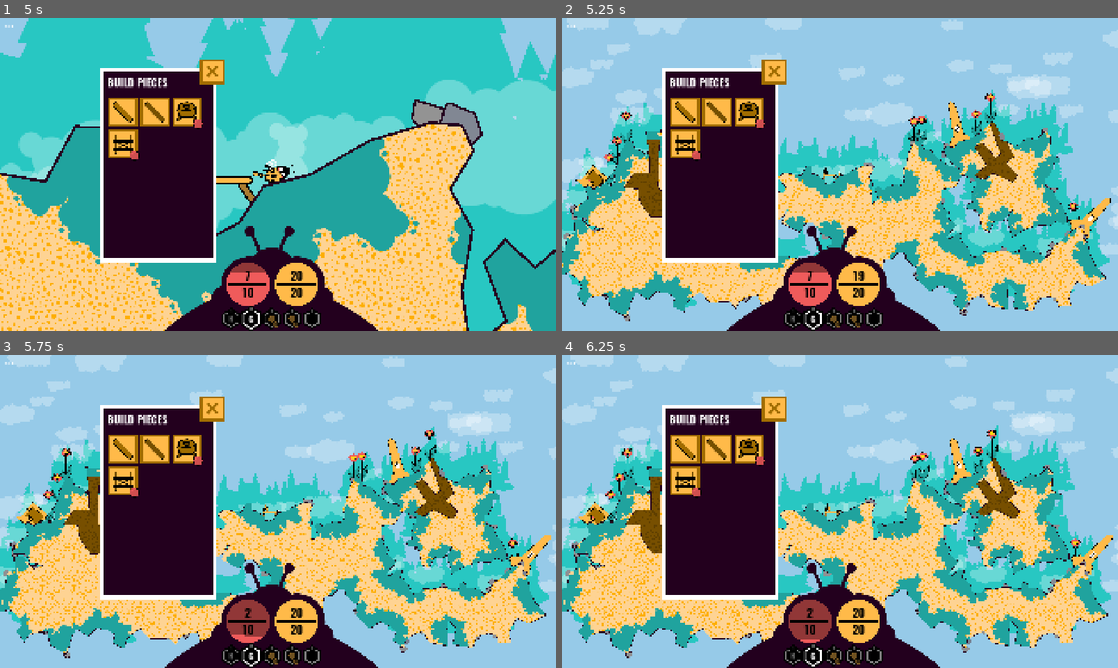
Above: before the commit, frames 1-4 (two rows, left to right).
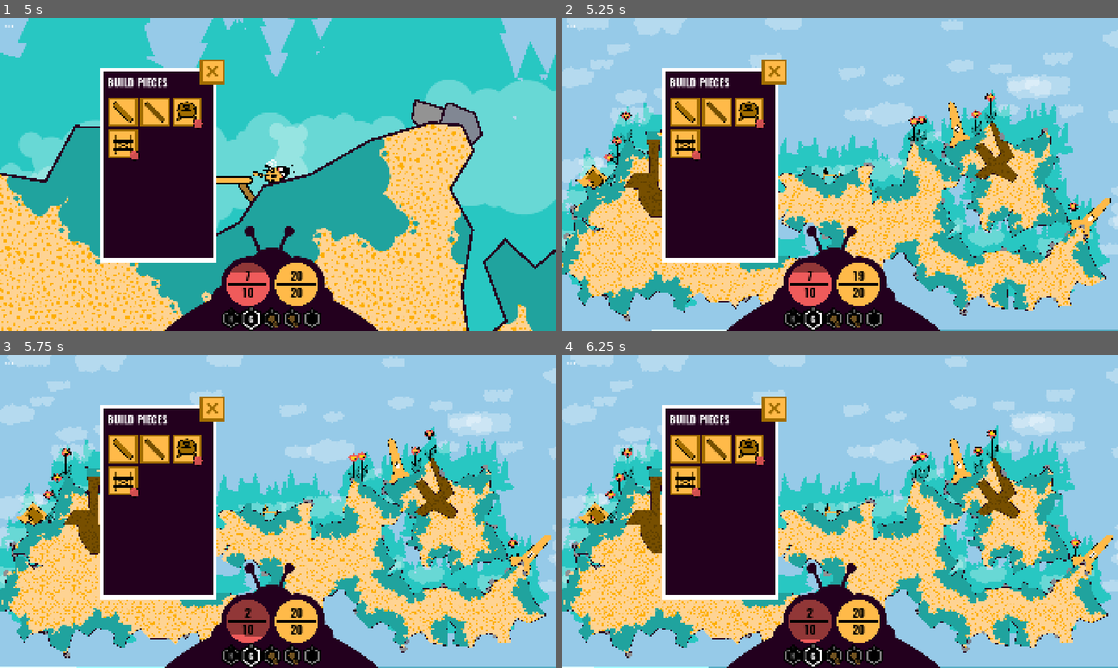
Above: after the commit, the same moments.

Repository: anttihaavikko/slumgum-waggle-dance
Game: Godot game, scene res://Scenes/main.tscn
The game is run twice, just before and just after one commit, with the same random seed, the same clock (stepped at 60 frames per second) and the same inputs.
Inputs (mouse positions are in pixels of both pictures, inside the frame that each line leads up to):
- Up to frame 1 (5 s): tap Enter at 0.5 s; move the mouse to (55, 49) at 0.52 s; hold D (right) 0.53-1.28 s; right-click (55, 49) at 0.6 s; click (55, 49) at 0.67 s; move the mouse to (166, 190) at 1.27 s; hold S (brake) 1.28-2.03 s; right-click (166, 190) at 1.35 s; move the mouse to (333, 105) at 2.02 s; hold D (right) 2.03-2.78 s; click (333, 105) at 2.1 s; right-click (333, 105) at 2.3 s; move the mouse to (250, 237) at 2.77 s; hold W (accelerate) 2.78-3.53 s; tap Shift (shift) at 2.85 s; click (250, 237) at 2.92 s; right-click (250, 237) at 3.05 s; move the mouse to (444, 221) at 3.52 s; hold A (left) from 3.53 s (still down); tap 1 (slot_1) at 3.6 s; right-click (444, 221) at 3.8 s; move the mouse to (111, 127) at 4.27 s; tap 2 (slot_2) at 4.35 s; right-click (111, 127) at 4.55 s
- Up to frame 2 (5.25 s): move the mouse to (867, 174) at 5.02 s; release A (left) at 5.03 s; hold S (brake) from 5.03 s (still down); tap Z at 5.1 s; click (867, 174) at 5.17 s
- Up to frame 3 (5.75 s): keep holding S (brake); right-click (305, 511) at 5.3 s
- Up to frame 4 (6.25 s): move the mouse to (756, 433) at 5.77 s; release S (brake) at 5.78 s; hold D (right) from 5.78 s (still down); tap T at 5.85 s; right-click (756, 433) at 6.05 s

Frame 1 is identical in both runs. In frame 2, 0.2% of the frame differs, in the area x 16-100%, y 99-100%; in frame 3, 0.3%, in the area x 0-100%, y 99-100%; in frame 4, 0.3%.

Commit message:
Add water kill area

Diff:
--- a/Scenes/main.tscn
+++ b/Scenes/main.tscn
@@ -121,6 +121,7 @@
 [ext_resource type="Shader" uid="uid://7gwbqnj5dg4s" path="res://_Starter/Shaders/wavy.gdshader" id="102_b4mik"]
 [ext_resource type="Script" uid="uid://bm3jrbbu7fesp" path="res://_Starter/Scripts/framerate_display.gd" id="114_ilwxp"]
 [ext_resource type="Script" uid="uid://yycbi8k01fjd" path="res://_Starter/Scripts/notifications.gd" id="116_jab21"]
+[ext_resource type="Script" uid="uid://d17yxppj3u2f7" path="res://Scripts/water.gd" id="122_jab21"]
 
 [sub_resource type="Gradient" id="Gradient_sasc4"]
 offsets = PackedFloat32Array(0, 0.08639706, 0.5459559, 0.68014705)
@@ -577,6 +578,11 @@
 [sub_resource type="CircleShape2D" id="CircleShape2D_cf2bd"]
 radius = 100.0
 
+[sub_resource type="CanvasItemMaterial" id="CanvasItemMaterial_xjjvj"]
+blend_mode = 1
+
+[sub_resource type="WorldBoundaryShape2D" id="WorldBoundaryShape2D_xjjvj"]
+
 [node name="Main" type="Node2D" unique_id=324059262]
 
 [node name="Main" type="Node" parent="." unique_id=486877403 node_paths=PackedStringArray("harvester", "inventory", "item_db", "stations", "held", "builder", "time", "explosion_shape", "notifications")]
@@ -2108,5 +2114,35 @@
 target_position = Vector2(0, 0)
 collision_mask = 8
 
+[node name="Water" type="Polygon2D" parent="." unique_id=1458919742 node_paths=PackedStringArray("area")]
+z_index = 50
+position = Vector2(26490, -12103)
+color = Color(0.21568628, 0.61960787, 0.69411767, 0.6862745)
+polygon = PackedVector2Array(-123121, 22937, 47529, 22618, 46946, 32123, -123035, 32046)
+script = ExtResource("122_jab21")
+area = NodePath("Area2D")
+
+[node name="Line2D" type="Line2D" parent="Water" unique_id=904963129]
+material = SubResource("CanvasItemMaterial_xjjvj")
+points = PackedVector2Array(-123121, 22937, 47529, 22618, 46946, 32123, -123035, 32046)
+closed = true
+width = 30.0
+default_color = Color(1, 1, 1, 0.30588236)
+
+[node name="Area2D" type="Area2D" parent="Water" unique_id=37598533]
+collision_layer = 0
+collision_mask = 16532
+gravity_space_override = 1
+gravity_point_center = Vector2(0, -2)
+gravity_direction = Vector2(0, -2)
+linear_damp_space_override = 3
+linear_damp = 2.0
+angular_damp_space_override = 3
+angular_damp = 3.0
+
+[node name="CollisionShape2D" type="CollisionShape2D" parent="Water/Area2D" unique_id=1313948392]
+position = Vector2(-38583, 22881)
+shape = SubResource("WorldBoundaryShape2D_xjjvj")
+
 [connection signal="pressed" from="HUD/Bed Window/Bed/VBoxContainer/Button" to="Schedule" method="sleep_until_morning"]
 [connection signal="pressed" from="HUD/Bed Window/Bed/VBoxContainer/Button2" to="Schedule" method="sleep_eight"]
--- /dev/null
+++ b/Scripts/water.gd
@@ -0,0 +1,11 @@
+extends Polygon2D
+
+@export var area: Area2D
+
+func _ready() -> void:
+	area.body_entered.connect(enter)
+
+func enter(node: Node2D):
+	Effects.singleton.add(3, node.global_position)
+	if node is BeeBody and Main.singleton.bee.health.is_alive():
+		Main.singleton.bee.die()
Not shown, added: Scripts/water.gd.uid
Binary file added: Sprites/water.png
Not shown, added: Sprites/water.png.import
Not shown, changed: Misc/art.afdesign~lock~
